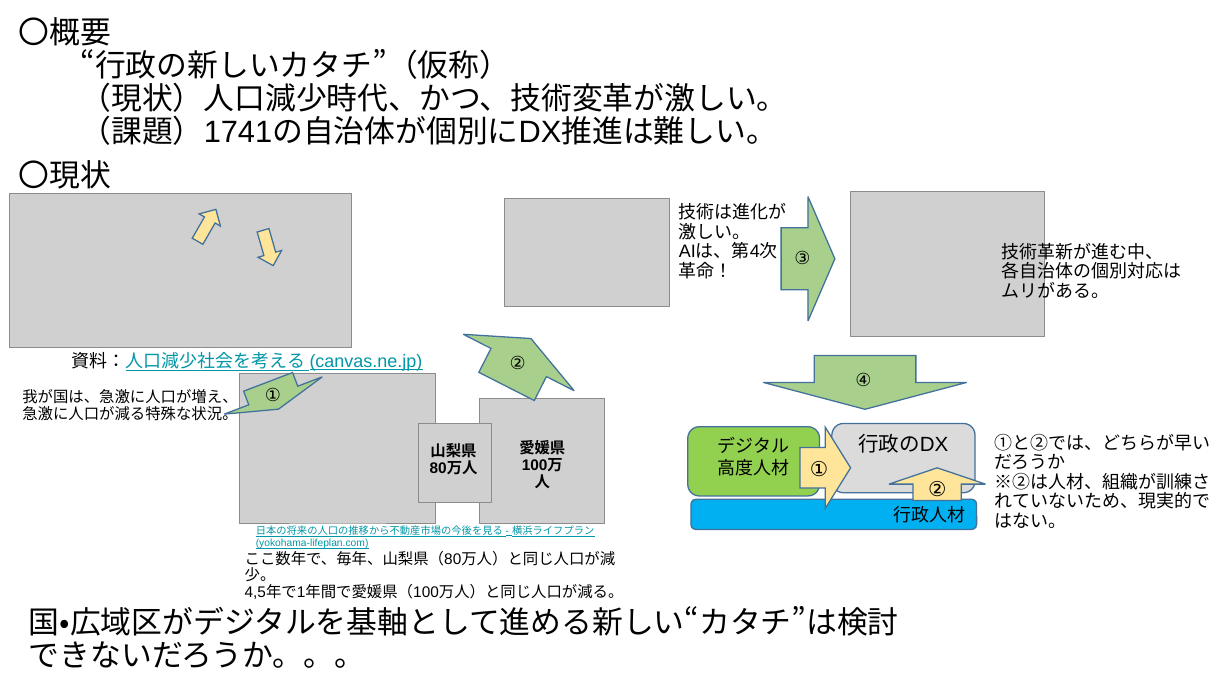
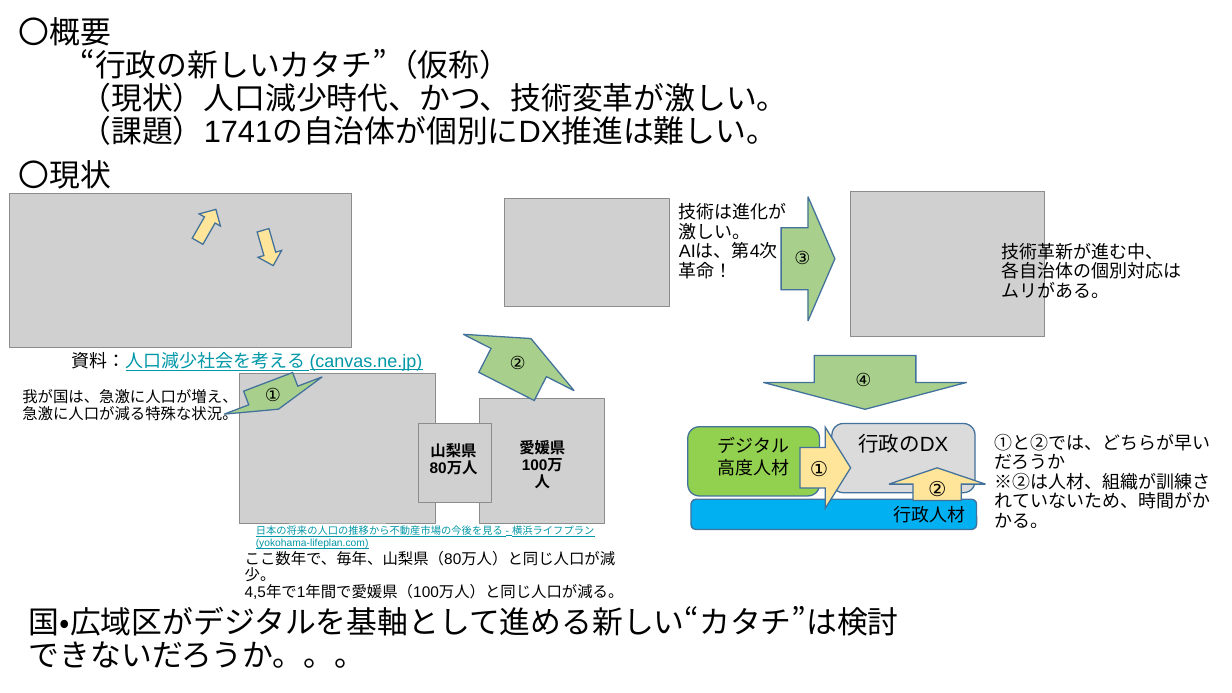
Before and after one commit to MotoyaTakashi/connected-onestop-in-gov-info, a slide deck: slide 1 of 00-構成/00_活動主旨-チーミング1回目.pptx. Drawn at 1232x693 pixels with LibreOffice and Linux fonts; fonts in the diff are those of the drawing; grey boxes stand for pictures. Boxes give left, top, right and bottom in pixels: in the first picture for what was removed or moved away, otherwise in the second. Text is boxed around its words. In the diff, an @@ line names an element or a change of style, - is before the commit and + after.

```diff
--- a/00-構成/00_活動主旨-チーミング1回目.pptx
+++ b/00-構成/00_活動主旨-チーミング1回目.pptx
@@ text at (995,473,1211,509): text changed @@
-※②は人材、組織が訓練されていないため、現実的ではない。
+※②は人材、組織が訓練されていないため、時間がかかる。
```
Also in this commit, not shown: 1 other slide changed, 5 other files.
